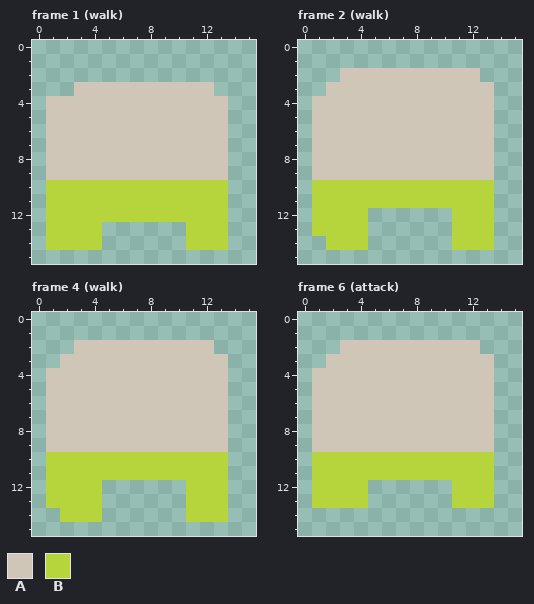
Pixel-art file, stored at asset_src/graphics/characters/player/spells/jimmy/jimmy_2.ase. The picture above is the old version.
16x16 pixels, 8 frames. Shown: frame 1 (walk), frame 2 (walk), frame 4 (walk), frame 6 (attack). The commit also changed other frames, which this record leaves out.
Palette (. is transparent): A #cfc6b8  B #b6d53c
Pixels before, frame 1 (walk), first column x 1:
 3 ..AAAAAAAAAA.
 4 AAAAAAAAAAAAA
 5 AAAAAAAAAAAAA
 6 AAAAAAAAAAAAA
 7 AAAAAAAAAAAAA
 8 AAAAAAAAAAAAA
 9 AAAAAAAAAAAAA
10 BBBBBBBBBBBBB
11 BBBBBBBBBBBBB
12 BBBBBBBBBBBBB
13 BBBB......BBB
14 BBBB......BBB
Pixels before, frame 2 (walk), first column x 1:
 2 ..AAAAAAAAAA.
 3 .AAAAAAAAAAAA
 4 AAAAAAAAAAAAA
 5 AAAAAAAAAAAAA
 6 AAAAAAAAAAAAA
 7 AAAAAAAAAAAAA
 8 AAAAAAAAAAAAA
 9 AAAAAAAAAAAAA
10 BBBBBBBBBBBBB
11 BBBBBBBBBBBBB
12 BBBB......BBB
13 BBBB......BBB
14 .BBB......BBB
Pixels before, frame 4 (walk), first column x 1:
 2 ..AAAAAAAAAA.
 3 .AAAAAAAAAAAA
 4 AAAAAAAAAAAAA
 5 AAAAAAAAAAAAA
 6 AAAAAAAAAAAAA
 7 AAAAAAAAAAAAA
 8 AAAAAAAAAAAAA
 9 AAAAAAAAAAAAA
10 BBBBBBBBBBBBB
11 BBBBBBBBBBBBB
12 BBBB......BBB
13 BBBB......BBB
14 .BBB......BBB
Pixels before, frame 6 (attack), first column x 1:
 2 ..AAAAAAAAAA.
 3 .AAAAAAAAAAAA
 4 AAAAAAAAAAAAA
 5 AAAAAAAAAAAAA
 6 AAAAAAAAAAAAA
 7 AAAAAAAAAAAAA
 8 AAAAAAAAAAAAA
 9 AAAAAAAAAAAAA
10 BBBBBBBBBBBBB
11 BBBBBBBBBBBBB
12 BBBB......BBB
13 BBBB......BBB
The same view after the edit:
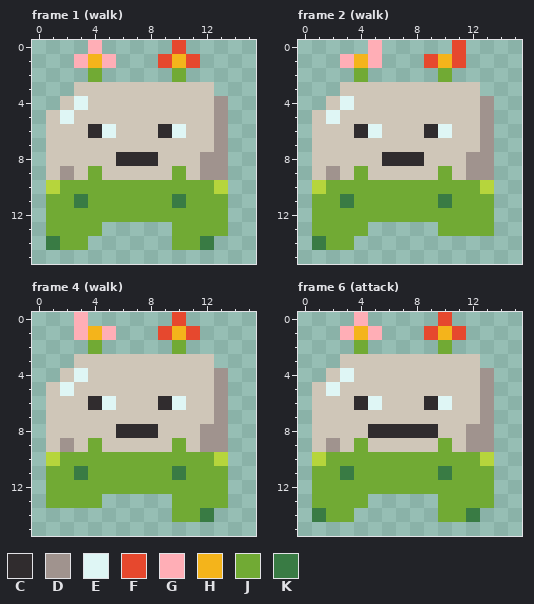
Colours new in this view: C #302c2e  D #a0938e  E #dff6f5  F #e6482e  G #ffaeb6  H #f4b41b  J #71aa34  K #397b44
Change:
Frame 1 (walk):
y 0: x 4 . -> G; x 10 . -> F
y 1: x 3..5 ... -> GHG; x 9..11 ... -> FHF
y 2: x 4 . -> J; x 10 . -> J
y 4: x 1 A -> .; x 3 A -> E; x 13 A -> D
y 5: x 2 A -> E; x 13 A -> D
y 6: x 4..5 AA -> CE; x 9..10 AA -> CE; x 13 A -> D
y 7: x 13 A -> D
y 8: x 6..8 AAA -> CCC; x 12..13 AA -> DD
y 9: x 2 A -> D; x 4 A -> J; x 10 A -> J; x 12..13 AA -> DD
y 10: x 2..12 BBBBBBBBBBB -> JJJJJJJJJJJ
y 11: x 1..13 BBBBBBBBBBBBB -> JJKJJJJJJKJJJ
y 12: x 1..13 BBBBBBBBBBBBB -> JJJJJJJJJJJJJ
y 13: x 1..4 BBBB -> JJJJ; x 10..13 .BBB -> JJJJ
y 14: x 1..4 BBBB -> KJJ.; x 10..13 .BBB -> JJK.
Frame 2 (walk):
y 0: x 5 . -> G; x 11 . -> F
y 1: x 3..5 ... -> GHG; x 9..11 ... -> FHF
y 2: x 3..12 AAAAAAAAAA -> .J.....J..
y 3: x 2 A -> .; x 13 A -> .
y 4: x 1 A -> .; x 3 A -> E; x 13 A -> D
y 5: x 2 A -> E; x 13 A -> D
y 6: x 4..5 AA -> CE; x 9..10 AA -> CE; x 13 A -> D
y 7: x 13 A -> D
y 8: x 6..8 AAA -> CCC; x 12..13 AA -> DD
y 9: x 2 A -> D; x 4 A -> J; x 10 A -> J; x 12..13 AA -> DD
y 10: x 2..12 BBBBBBBBBBB -> JJJJJJJJJJJ
y 11: x 1..13 BBBBBBBBBBBBB -> JJKJJJJJJKJJJ
y 12: x 1..13 BBBB......BBB -> JJJJJJJJJJJJJ
y 13: x 1..4 BBBB -> JJJJ; x 10..13 .BBB -> JJJJ
y 14: x 1..4 .BBB -> KJJ.; x 11..13 BBB -> ...
Frame 4 (walk):
y 0: x 3 . -> G; x 10 . -> F
y 1: x 3..5 ... -> GHG; x 9..11 ... -> FHF
y 2: x 3..12 AAAAAAAAAA -> .J.....J..
y 3: x 2 A -> .; x 13 A -> .
y 4: x 1 A -> .; x 3 A -> E; x 13 A -> D
y 5: x 2 A -> E; x 13 A -> D
y 6: x 4..5 AA -> CE; x 9..10 AA -> CE; x 13 A -> D
y 7: x 13 A -> D
y 8: x 6..8 AAA -> CCC; x 12..13 AA -> DD
y 9: x 2 A -> D; x 4 A -> J; x 10 A -> J; x 12..13 AA -> DD
y 10: x 2..12 BBBBBBBBBBB -> JJJJJJJJJJJ
y 11: x 1..13 BBBBBBBBBBBBB -> JJKJJJJJJKJJJ
y 12: x 1..13 BBBB......BBB -> JJJJJJJJJJJJJ
y 13: x 1..4 BBBB -> JJJJ; x 10..13 .BBB -> JJJJ
y 14: x 2..4 BBB -> ...; x 10..13 .BBB -> JJK.
Frame 6 (attack):
y 0: x 4 . -> G; x 10 . -> F
y 1: x 3..5 ... -> GHG; x 9..11 ... -> FHF
y 2: x 3..12 AAAAAAAAAA -> .J.....J..
y 3: x 2 A -> .; x 13 A -> .
y 4: x 1 A -> .; x 3 A -> E; x 13 A -> D
y 5: x 2 A -> E; x 13 A -> D
y 6: x 4..5 AA -> CE; x 9..10 AA -> CE; x 13 A -> D
y 7: x 13 A -> D
y 8: x 5..9 AAAAA -> CCCCC; x 12..13 AA -> DD
y 9: x 2 A -> D; x 4 A -> J; x 10 A -> J; x 12..13 AA -> DD
y 10: x 2..12 BBBBBBBBBBB -> JJJJJJJJJJJ
y 11: x 1..13 BBBBBBBBBBBBB -> JJKJJJJJJKJJJ
y 12: x 1..13 BBBB......BBB -> JJJJJJJJJJJJJ
y 13: x 1..4 BBBB -> JJJJ; x 10..13 .BBB -> JJJJ
y 14: x 1..3 ... -> KJJ; x 10..12 ... -> JJK
